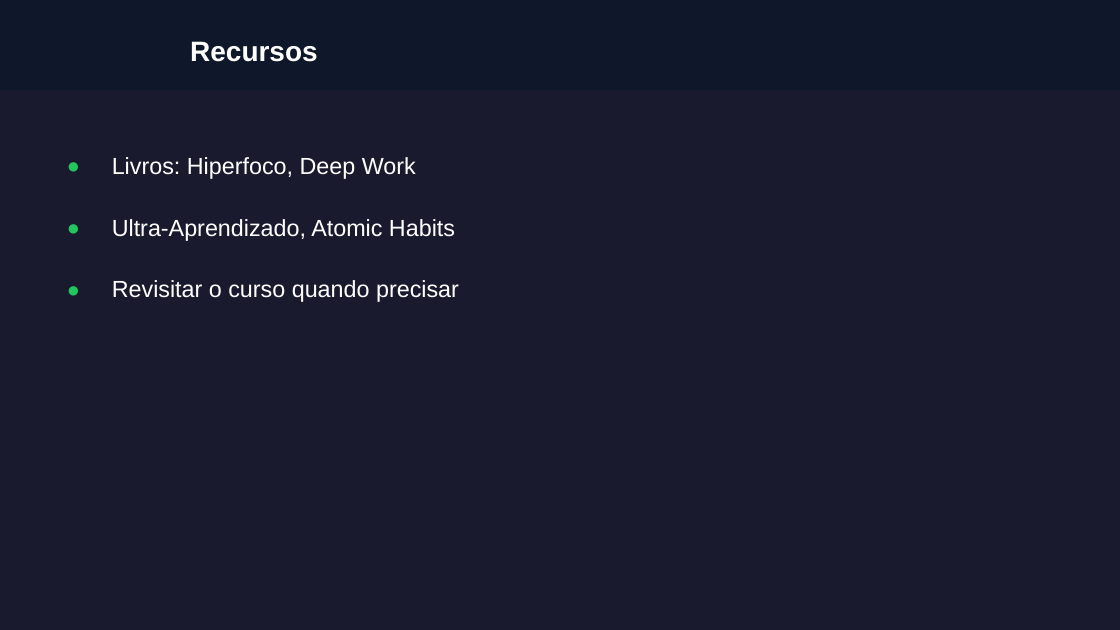
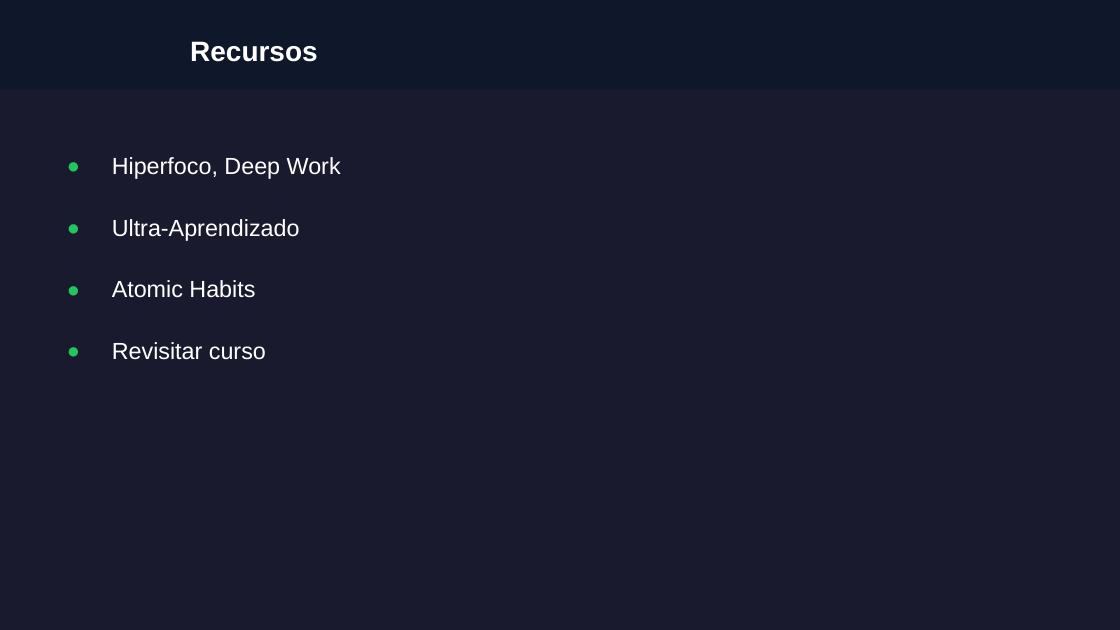
Before and after one commit to almirmeira/educa-com-talento, a slide deck: slide 6 of apresentacoes/foco-produtividade/aula-30-encerramento.pptx. Drawn at 1120x630 pixels with LibreOffice and Linux fonts; fonts in the diff are those of the drawing; grey boxes stand for pictures; background and template pictures are left out. Boxes give left, top, right and bottom in pixels: in the first picture for what was removed or moved away, otherwise in the second. Text is boxed around its words. In the diff, an @@ line names an element or a change of style, - is before the commit and + after.

```diff
--- a/apresentacoes/foco-produtividade/aula-30-encerramento.pptx
+++ b/apresentacoes/foco-produtividade/aula-30-encerramento.pptx
@@ text at (x1=112, y1=157, x2=341, y2=179): text changed @@
-Livros: Hiperfoco, Deep Work
+Hiperfoco, Deep Work
@@ text at (x1=112, y1=219, x2=300, y2=241): text changed @@
-Ultra-Aprendizado, Atomic Habits
+Ultra-Aprendizado
@@ text added at (x1=112, y1=280, x2=255, y2=298), 15 pt, text #FFFFFF @@
+Atomic Habits
@@ text added at (x1=56, y1=330, x2=90, y2=370), 14 pt, text #22C55E @@
+●
@@ text at (x1=112, y1=342, x2=266, y2=360): text changed @@
-Revisitar o curso quando precisar
+Revisitar curso
```
Also in this commit, not shown: 7 other slides changed, 27 other files.
